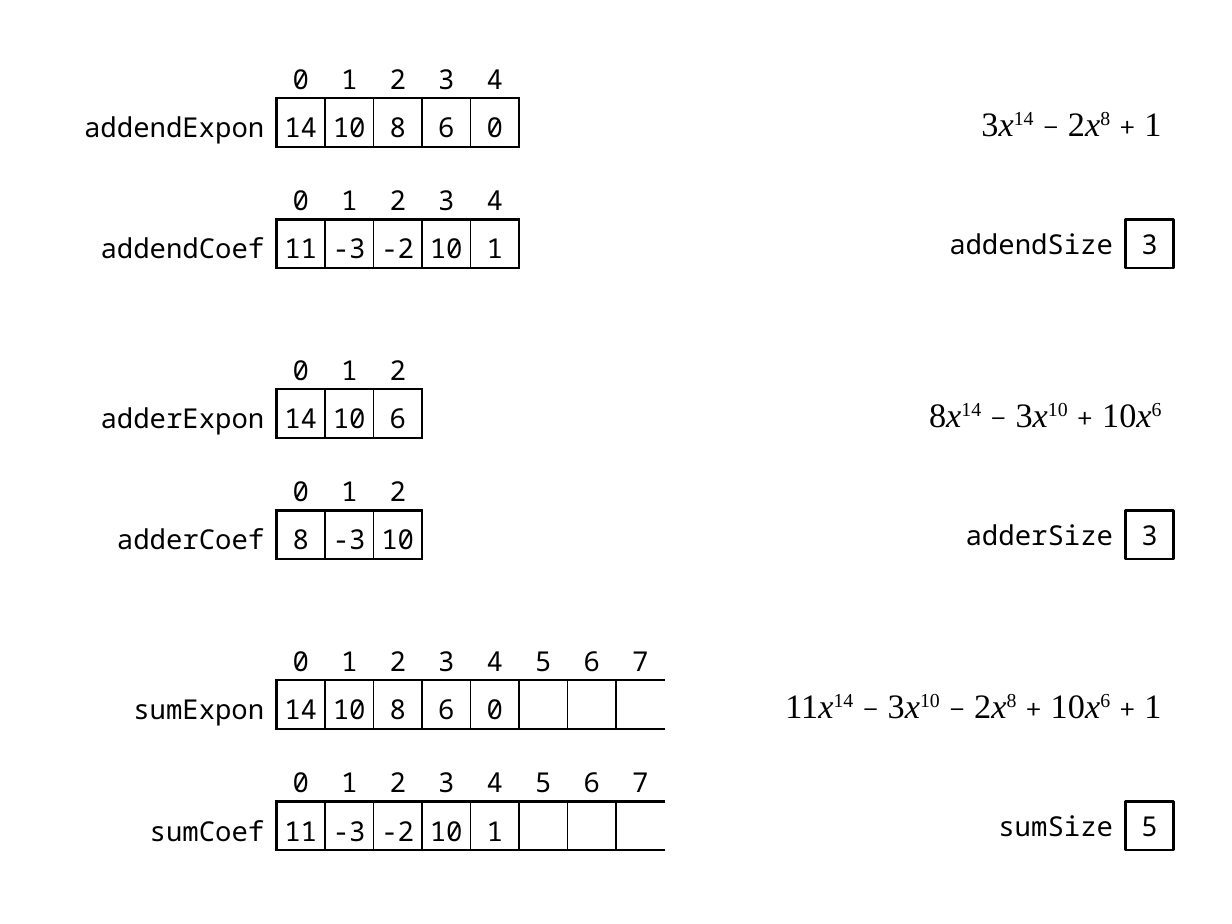
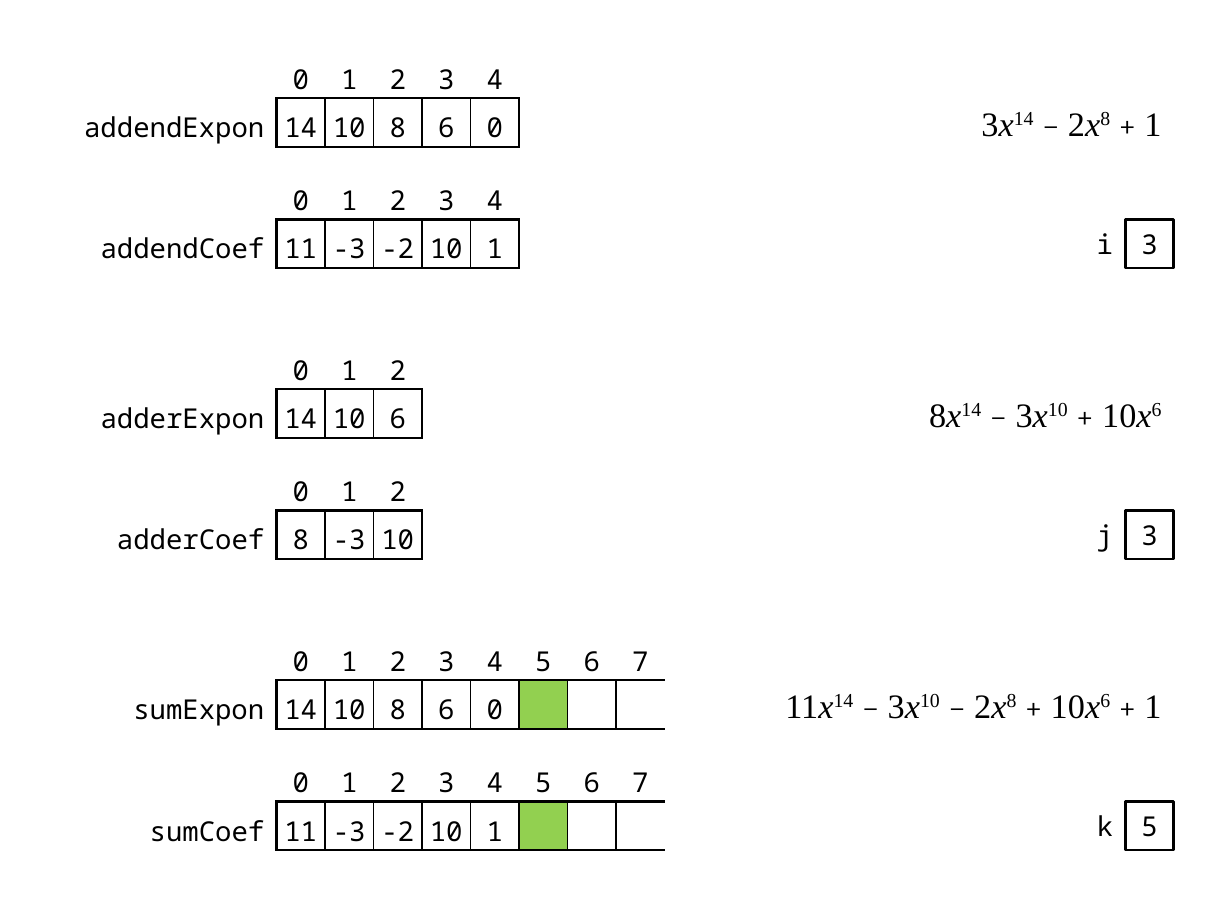
Before and after one commit to ping29065147/YZU-junior, a slide deck: slide 14 of Computer Programming(I) (TA)/hw7/Assignment 7.pptx (slide 9 before the commit). Drawn at 1232x924 pixels with LibreOffice and Linux fonts; fonts in the diff are those of the drawing. Boxes give left, top, right and bottom in pixels: in the first picture for what was removed or moved away, otherwise in the second. Text is boxed around its words. In the diff, an @@ line names an element or a change of style, - is before the commit and + after.

```diff
--- a/Computer Programming(I) (TA)/hw7/Assignment 7.pptx
+++ b/Computer Programming(I) (TA)/hw7/Assignment 7.pptx
@@ text removed at (949, 233, 1113, 255) @@
-addendSize
@@ text added at (1097, 233, 1113, 254), 16 pt, text #000000 @@
+i
@@ text removed at (966, 524, 1113, 546) @@
-adderSize
@@ text added at (1097, 524, 1113, 552), 16 pt, text #000000 @@
+j
@@ table at (107, 632, 662, 730) @@
@@ fill none to #92D050 in row 2, column 7 @@
@@ table at (131, 753, 660, 850) @@
@@ fill none to #92D050 in row 2, column 7 @@
@@ text removed at (998, 815, 1113, 837) @@
-sumSize
@@ text added at (1097, 815, 1113, 836), 16 pt, text #000000 @@
+k
```
Also in this commit, not shown: 6 other slides changed, 5 slides added, 1 other file.
